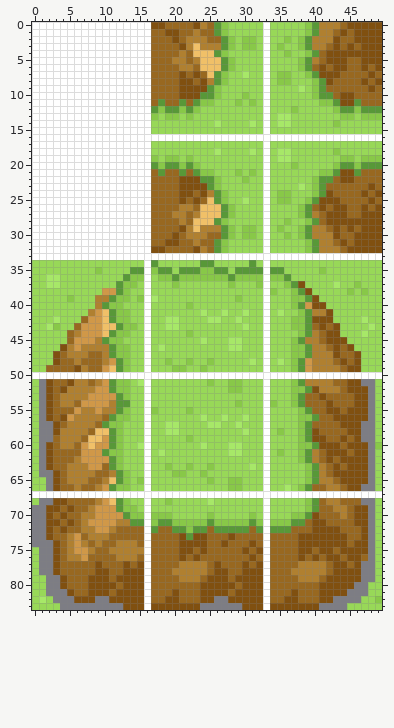
Two states of a sprite sheet, images/tiles/hilltograss.png. The picture above is the old version.
The file is 50x84 pixels.
After:
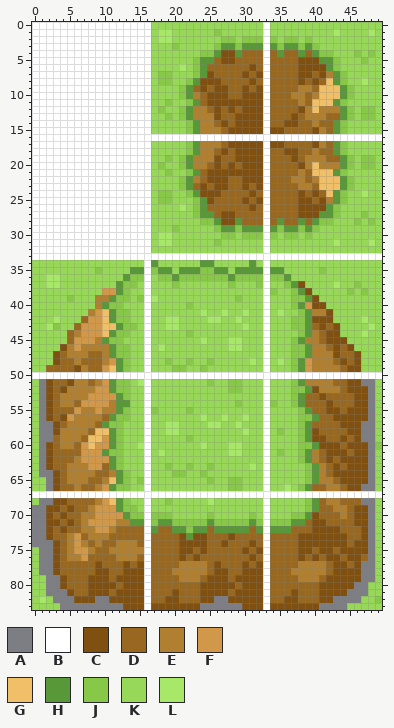
Palette (. is transparent): A #7d7d84  B #ffffff  C #805010  D #986820  E #b08030  F #d09848  G #f0c068  H #589838  J #88c848  K #98d858  L #a7e868
Change:
Changed rows in their new state; - is an unchanged pixel.
first column x 17:
 0 KKKKKKKKKKK-----------KKKKKKKKKKK
 1 KLLKKKKKKJK-----------KKKKLKKKKLK
 2 KLLKKKKKKKJ----J-J--JKJKKKKKKKKKK
 3 KKKJKKKKKJ-HJHHH-H-HH--JKKKKKKKKK
 4 KKKKKKKJJ-CCHDDD-DHDDHD-JJKKKJKJK
 5 KKKKKKJHHDCCDDDD-DDDDCCCHHJKKKJKK
 6 KKKKLKJHDDDDDDCD-DDDDCCC-HJKKKKKK
 7 KJJKKKJHCDDDDCDC-DDDDCCD-EHJKKKKK
 8 KJJKKJH-CCDDDDCD-DDDDCDCDGHJKKLKK
 9 KKKKJHD-DCCDDCDC-DDDDEEDGGGHJKKKK
10 KKKKJHEDCCCDDCCC-DDDEEDEGGGHJKKKK
11 KKJKKJ-DCCCCCCCC-DDDDEDGGG-JKKKKK
12 K-KK--EEDCDCDCCC-DDDDCEGEEE-JKJJK
13 K--KJHEEECDDCCCC-DDDCDEEEDDH----K
14 -----JHEEDCDCCCC-DDCCDDEDDHJ-----
15 -----JHEEEDCCCCC-CCDDDDCEDHJ-----
17 -----JHEEEDCCCCC-CCDDDDCEDHJ-----
18 -----JHEEDCDCCCC-DDCCDDEDDHJ-----
19 K--KJHEEECDDCCCC-DDDCDEEEDDH----K
20 K-KK--EEDCDCDCCC-DDDDCEGEEE-JKJJK
21 KKJKKJ-DCCCCCCCC-DDDDEDGGG-JKKKKK
22 KKKKJHEDCCCDDCCC-DDDEEDEGGGHJKKKK
23 KKKKJHD-DCCDDCDC-DDDDEEDGGGHJKKKK
24 KJJKKJH-CCDDDDCD-DDDDCDCDGHJKKLKK
25 KJJKKKJHCDDDDCDC-DDDDCCD-EHJKKKKK
26 KKKKLKJHDDDDDDCD-DDDDCCC-HJKKKKKK
27 KKKKKKJHHDCCDDDD-DDDDCCCHHJKKKJKK
28 KKKKKKKJJ-CCHDDD-DHDDHD-JJKKKJKJK
29 KKKJKKKKKJ-HJHHH-H-HH--JKKKKKKKKK
30 KLLKKKKKKKJ----J-J--JKJKKKKKKKKKK
31 KLLKKKKKKJK-----------KKKKLKKKKLK
32 KKKKKKKKKKK-----------KKKKKKKKKKK
